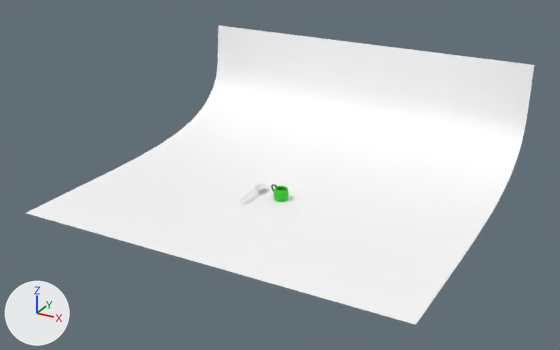
What one commit did to the Blender file scenes/coffee.blend.
Rendered twice from a 50 mm camera at (52.1, -89.1, 47.7) aimed at (2.4, 1.2, 2.5). The lights are fixed; the arrows at lower left show +X, +Y and +Z.
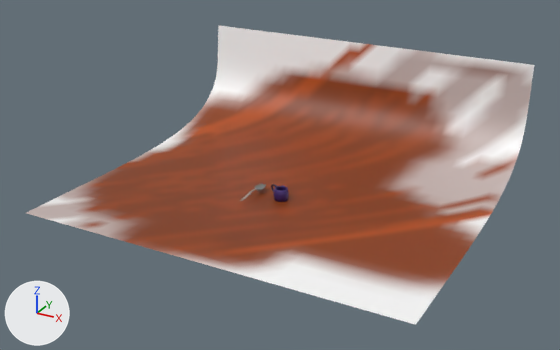
Where the change shows, as pixel boxes [x1, y1, x2, y2] in the pictures (560 x 350 px):
'Plane', recoloured
    both: [27, 25, 534, 298]
'Cylinder', recoloured (green to purple)
    both: [274, 186, 289, 202]
'Spoon', recoloured
    both: [240, 184, 266, 201]

What changed in the scene script:
```text
Change mat_material_003:
    where n0 = _N.new('ShaderNodeBsdfPrincipled'); n0.name = 'Principled BSDF'
    remove n0.inputs[0].default_value = (1.0, 1.0, 1.0, 1.0)  # 'Base Color', white #ffffff
    add n2 = _N.new('ShaderNodeVertexColor'); n2.name = 'Vertex Color'
    add n2.layer_name = 'Col'
    add _L.new(n2.outputs[0], n0.inputs[0])  # 'Color' to 'Base Color'
Add mat_spoon:
    mat_spoon = bpy.data.materials.new('Spoon')
    # nodes: BsdfPrincipled, OutputMaterial, VertexColor
Add mat_mugbody:
    mat_mugbody = bpy.data.materials.new('MugBody')
    # nodes: BsdfPrincipled, OutputMaterial, VertexColor
Change me_cylinder_010:
    where me_cylinder_010.from_pydata(...)  # 576 vertices, 514 faces; spans x -1.09..1.09, y -1.09..1.09, z -0.94..0.94
    remove me_cylinder_010.materials.append(mat_material_001)  # green #2ecf27
    add me_cylinder_010.materials.append(mat_mugbody)
Change me_plane_001:
    where me_plane_001.from_pydata(...)  # 1089 vertices, 1024 faces; spans x -0.98..1.02, y 0.07..1.81, z -1.54..0.33
    used by ob_plane; location = (2.19, -23.14, 13.25); scale = (28.4, 28.8, 9.33)
    me_plane_001 part 1: vertex colours changed
Change me_plane:
    where me_plane.from_pydata(...)  # 34 vertices, 21 faces; spans x -2.2..2.2, y -11.9..6.3, z -1.1..0.7
    add me_plane.materials.append(mat_spoon)
```
